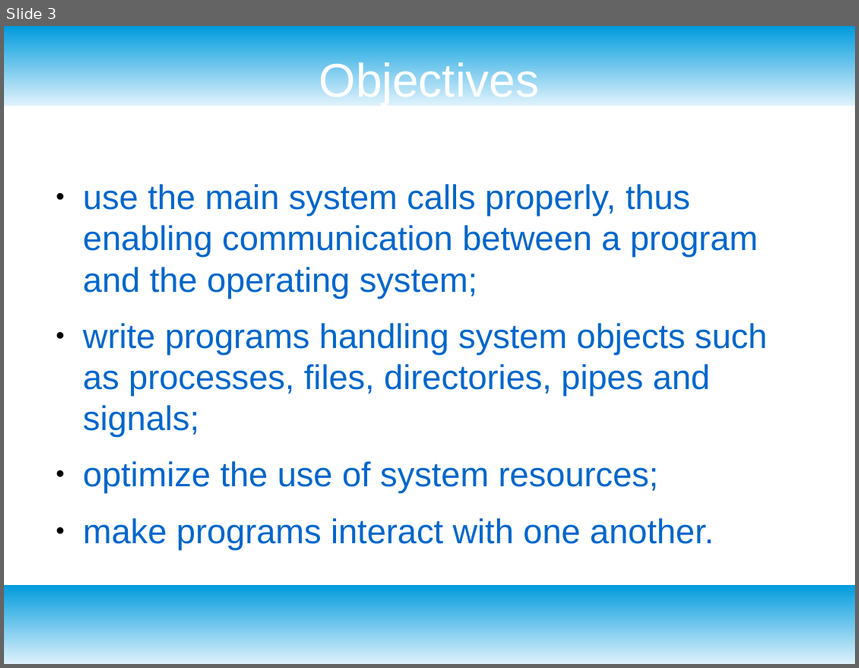
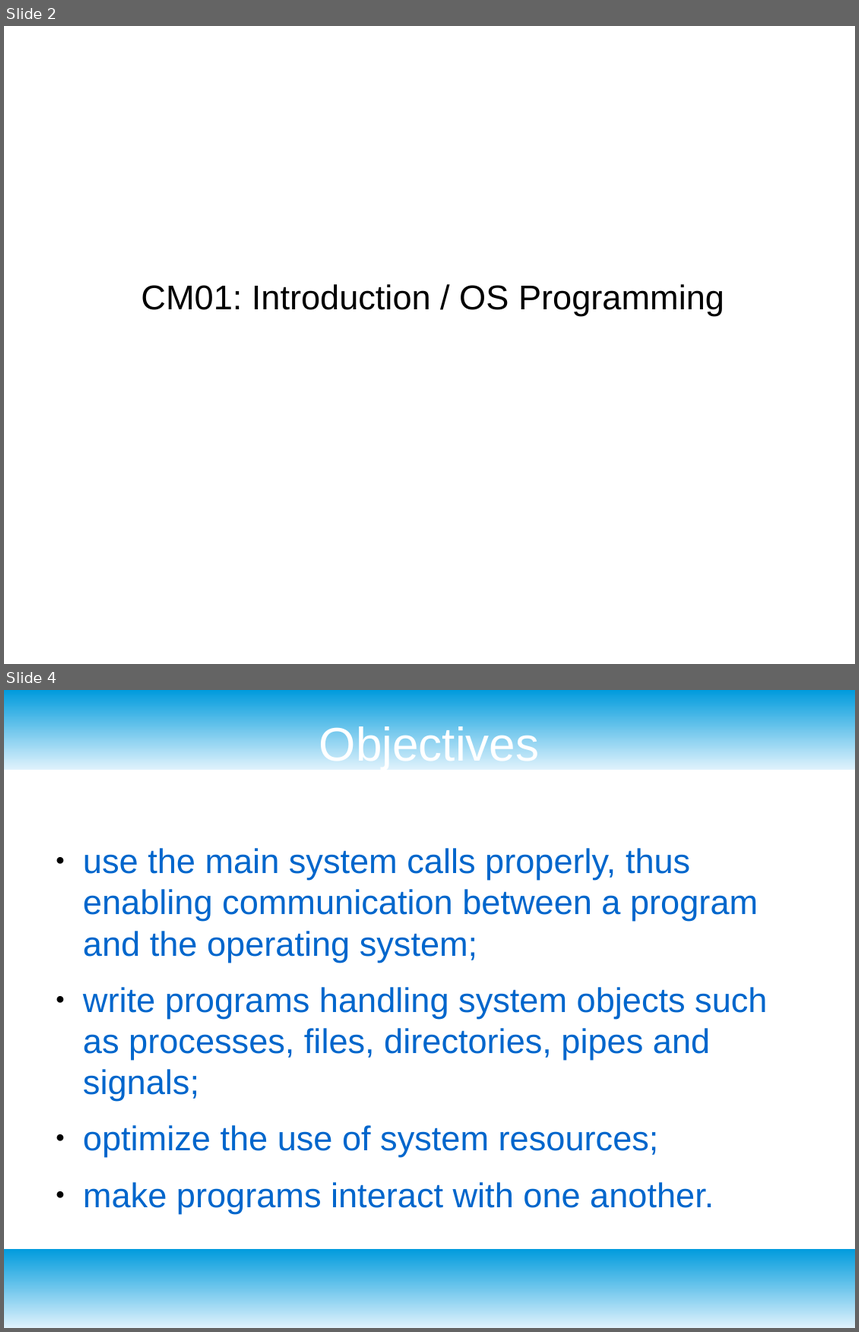
Before and after one commit to alievako/systemprogramming, a slide deck: lc1.odp. Shown one above the other, each under a label of ours: slide 3 before the commit, slides 2 and 4 after it; the slides between them are not shown. The pictures are 859x668 and 859x1332 pixels, drawn with LibreOffice and Linux fonts; fonts in the diff are those of the drawing; background and template pictures are left out. Boxes give left, top, right and bottom in pixels: in the first picture for what was removed or moved away, otherwise in the second. Text is boxed around its words. In the diff, an @@ line names an element or a change of style, - is before the commit and + after.

```diff
--- a/lc1.odp
+++ b/lc1.odp
@@ slide 2 added at box(4, 26, 855, 664), background #FFFFFF @@
@@ subtitle added at box(141, 284, 724, 316), 32 pt, text #000000 @@
+CM01: Introduction / OS Programming
@@ what was slide 3 is now slide 4 @@
```
Also in this commit, not shown: 2 slides changed, 38 other slides added, 1 slide removed, 4 other files.
